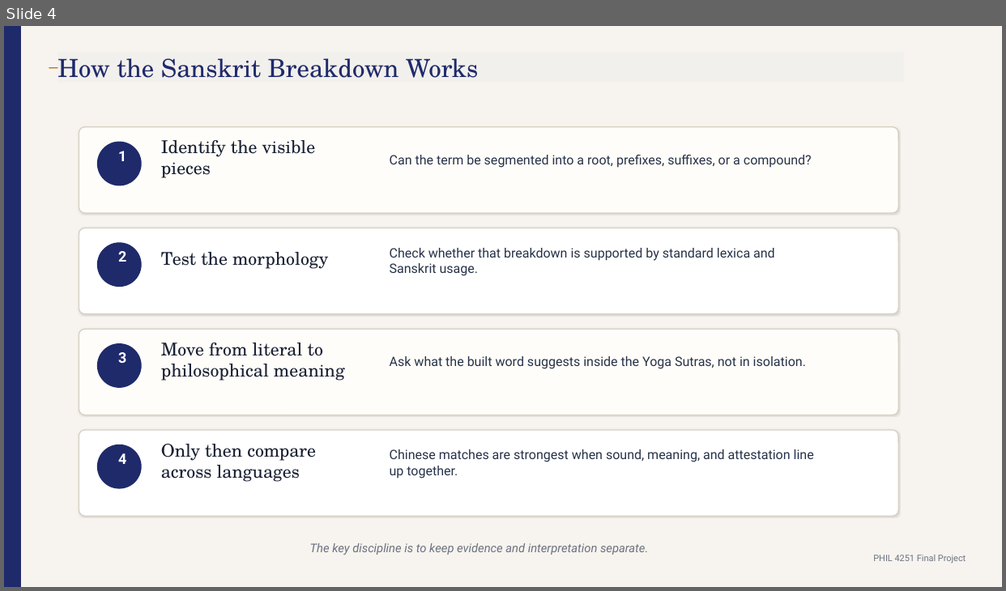
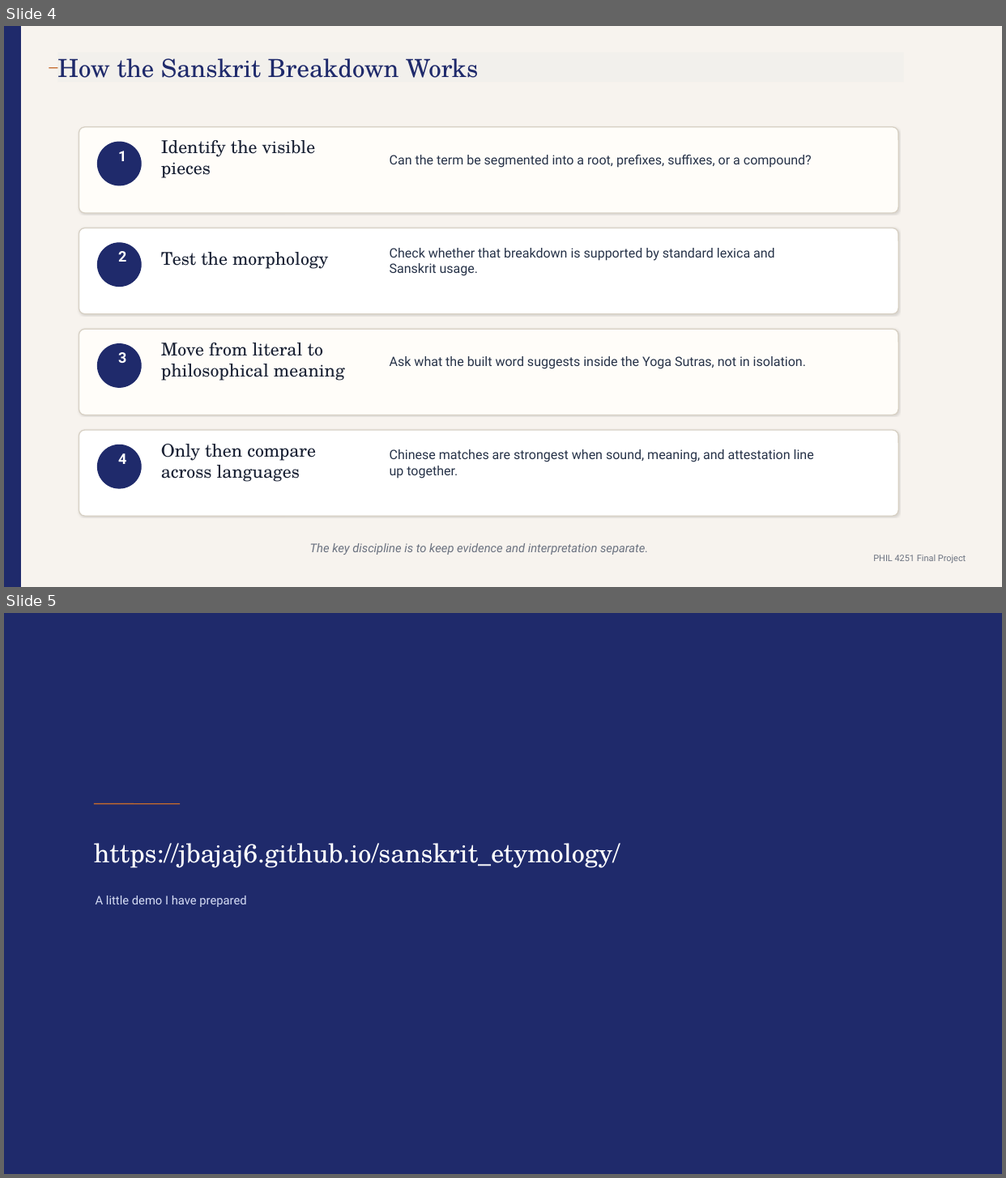
Before and after one commit to jbajaj6/sanskrit_etymology, a slide deck: docs/final_presentation.pptx. Shown one above the other, each under a label of ours: slide 4 before the commit, slides 4 and 5 after it. The pictures are 1006x591 and 1006x1178 pixels, drawn with LibreOffice and Linux fonts; fonts in the diff are those of the drawing. Boxes give left, top, right and bottom in pixels: in the first picture for what was removed or moved away, otherwise in the second. Text is boxed around its words. In the diff, an @@ line names an element or a change of style, - is before the commit and + after.

```diff
--- a/docs/final_presentation.pptx
+++ b/docs/final_presentation.pptx
@@ slide 5 added at (x1=4, y1=613, x2=1002, y2=1174), background #1F2A6B @@
@@ line added from (94, 804) to (180, 804), #C46A2C 1 pt @@
@@ text added at (x1=94, y1=843, x2=620, y2=868), 25 pt, text #FFFFFF @@
+https://jbajaj6.github.io/sanskrit_etymology/
@@ text added at (x1=96, y1=896, x2=246, y2=907), 11.5 pt, text #D6DDF5 @@
+A little demo I have prepared
```
Also in this commit, not shown: 1 slide changed, 1 other slide added, 1 slide removed, 9 other files.
